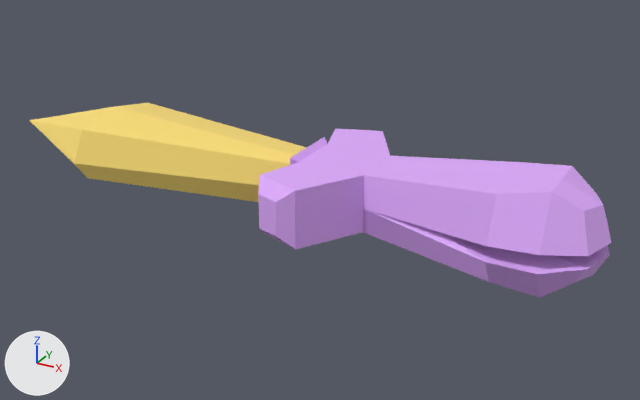
Two versions of the FBX model SurvivalGame/Assets/Art/Meshes/Weapons/Weapon_Dagger.fbx, one commit apart.
The view is the same before and after, from a 50 mm camera at (0.0244, -0.0658, 0.0311) aimed at (-0.0125, 0.0012, -0.0025). Every picture has the same lights, and +X, +Y and +Z are marked at lower left. Where no turn or scale is listed for an object, it has been applied to the vertices.

In view in the first picture: 'Weapon_Dagger'.
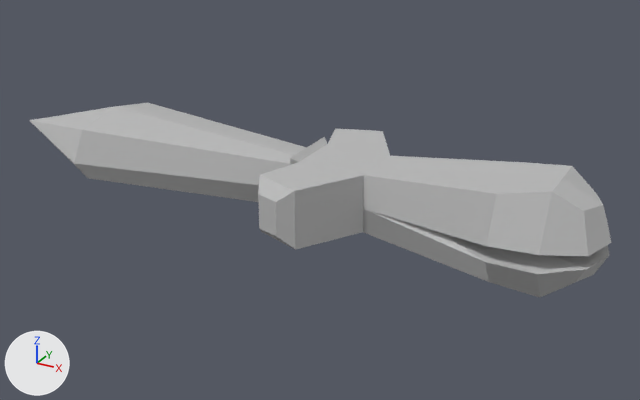
The newer file is also turned or shifted as a whole; pictures and numbers use the older file's frame.

Changed parts and their boxes [x1, y1, x2, y2] in the pictures (640 x 400 px):
part 1 of me_mesh, recoloured (purple to grey)
    both: [258, 128, 611, 297]
part 2 of me_mesh, recoloured (yellow to grey)
    both: [29, 103, 307, 202]

What changed in the scene script:
```text
Add mat_weapons:
    mat_weapons = principled_material('Weapons')
    mat_weapons.base_color = (0.5, 0.5, 0.5)  # grey #bcbcbc
Change me_mesh:
    where me_mesh.from_pydata(...)  # 104 vertices, 108 faces; spans x -0.0481..0.0143, y -0.009..0.009, z -0.0046..0.0046
    used by ob_weapon_dagger; location = (0.0, 0.0, 0.0)
    me_mesh part 1: all 92 faces that had it switch from mat_schelp1 (purple #e0aaff) to mat_weapons (grey #bcbcbc)
    me_mesh part 2: all 16 faces that had it switch from mat_glas1 (yellow #ffe075) to mat_weapons (grey #bcbcbc)
```
